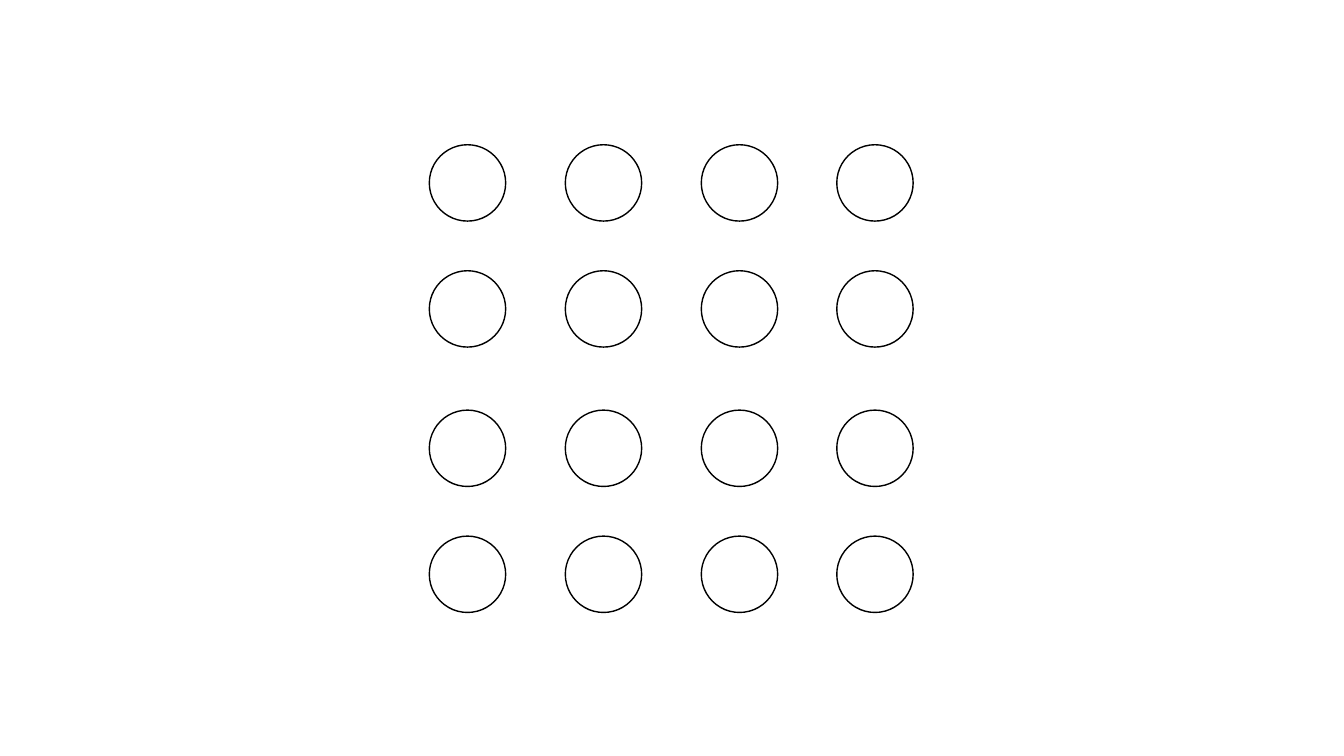
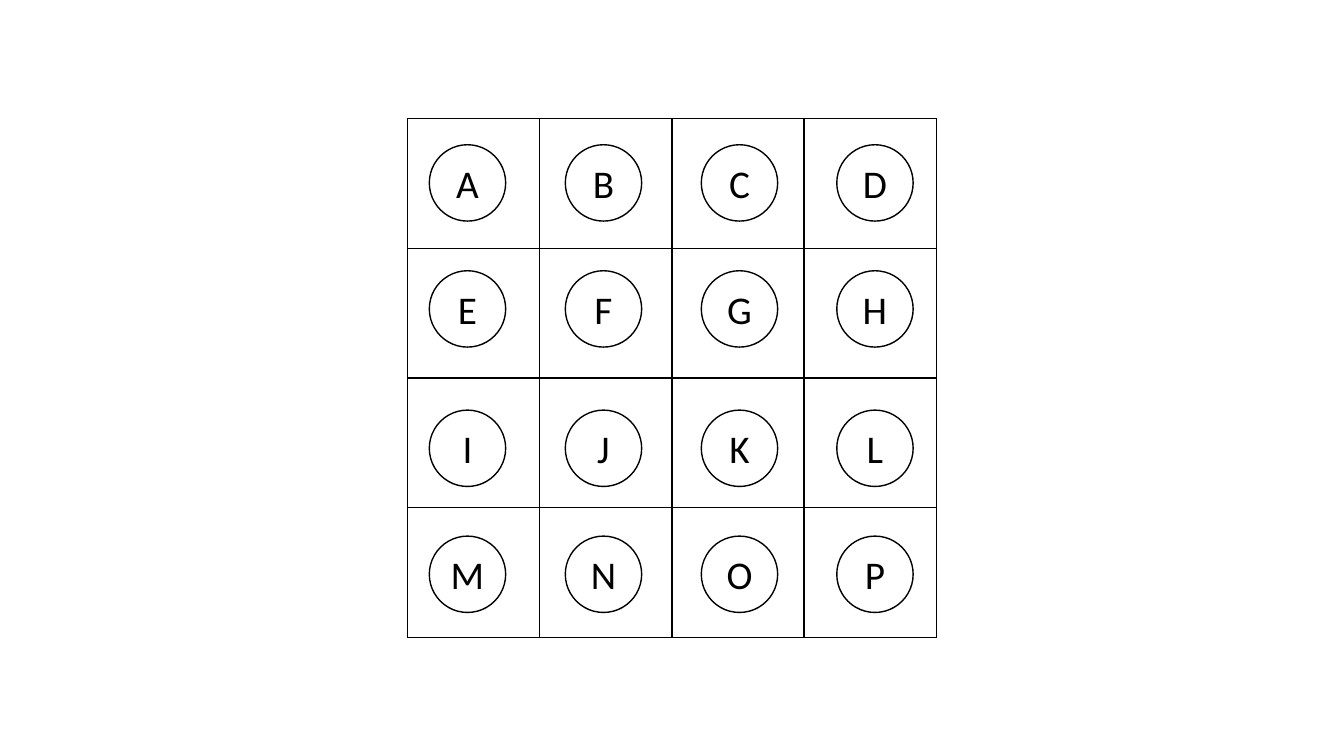
Before and after one commit to huangxz98/shixinshiyan, a slide deck: slide 18 of 黑点/黑点图片.pptx. Drawn at 1344x756 pixels with LibreOffice and Linux fonts; fonts in the diff are those of the drawing. Boxes give left, top, right and bottom in pixels: in the first picture for what was removed or moved away, otherwise in the second. Text is boxed around its words. In the diff, an @@ line names an element or a change of style, - is before the commit and + after.

```diff
--- a/黑点/黑点图片.pptx
+++ b/黑点/黑点图片.pptx
@@ table added at (407, 118, 936, 637), 4 rows, 4 columns @@
+ |  |  | 
+ |  |  | 
+ |  |  | 
+ |  |  | 
@@ text in ellipse at (456, 173, 479, 198): text added @@
+A
@@ text in ellipse at (593, 173, 614, 198): text added @@
+B
@@ text in ellipse at (729, 172, 750, 199): text added @@
+C
@@ text in ellipse at (863, 173, 887, 198): text added @@
+D
@@ text in ellipse at (458, 299, 477, 324): text added @@
+E
@@ text in ellipse at (594, 299, 612, 324): text added @@
+F
@@ text in ellipse at (727, 298, 752, 325): text added @@
+G
@@ text in ellipse at (863, 299, 887, 324): text added @@
+H
@@ text in ellipse at (463, 438, 473, 463): text added @@
+I
@@ text in ellipse at (597, 438, 609, 464): text added @@
+J
@@ text in ellipse at (729, 438, 749, 463): text added @@
+K
@@ text in ellipse at (867, 438, 883, 463): text added @@
+L
@@ text in ellipse at (451, 564, 484, 589): text added @@
+M
@@ text in ellipse at (591, 564, 616, 589): text added @@
+N
@@ text in ellipse at (727, 563, 753, 590): text added @@
+O
@@ text in ellipse at (865, 564, 885, 589): text added @@
+P
```
Also in this commit, not shown: 17 other slides changed, 21 other files.
